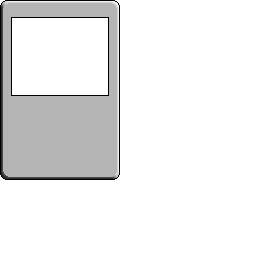
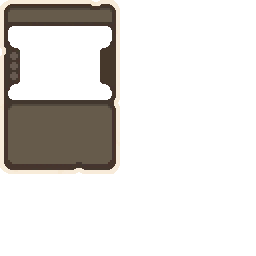
Before/after of a 256 x 256 layered artwork. What changed in the layer stack:
removed layer "Layer 1" over [0, 0, 120, 180]
added layer "Layer 8" (80%) above "Layer 7" over [0, 0, 120, 174]
added layer "Layer 7" above "Layer 6 copy" over [1, 1, 119, 173]
added layer "Layer 6 copy" above "Layer 6" over [0, 0, 120, 174]
